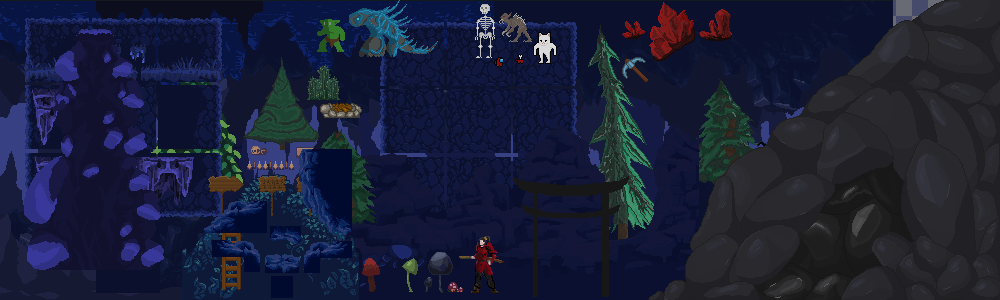
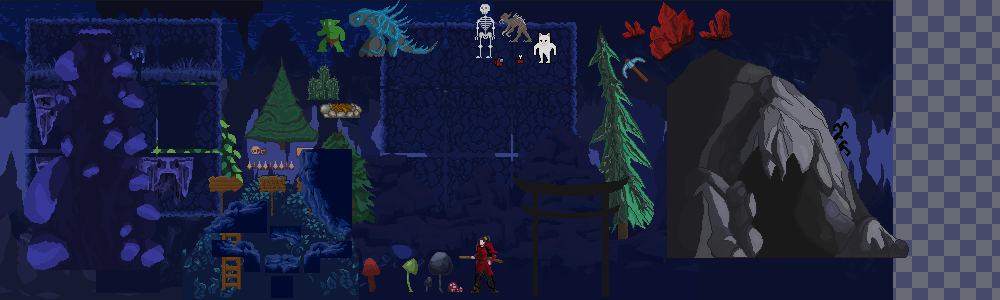
The second 1000×300 image is a revision of the first. Changes to its layers:
added group "Выход из пещеры" (1st of 2) with 2 layers above "Сталагмит игровой" over [667, 49, 909, 258]
added layer "Выход из пещеры" (2nd of 2, in "Выход из пещеры") in group "Выход из пещеры" over [667, 49, 909, 258]
added layer "Задник выхода" in group "Выход из пещеры" over [735, 136, 842, 258]
hid group "Переход" (4 layers) over [648, 0, 1000, 300]
